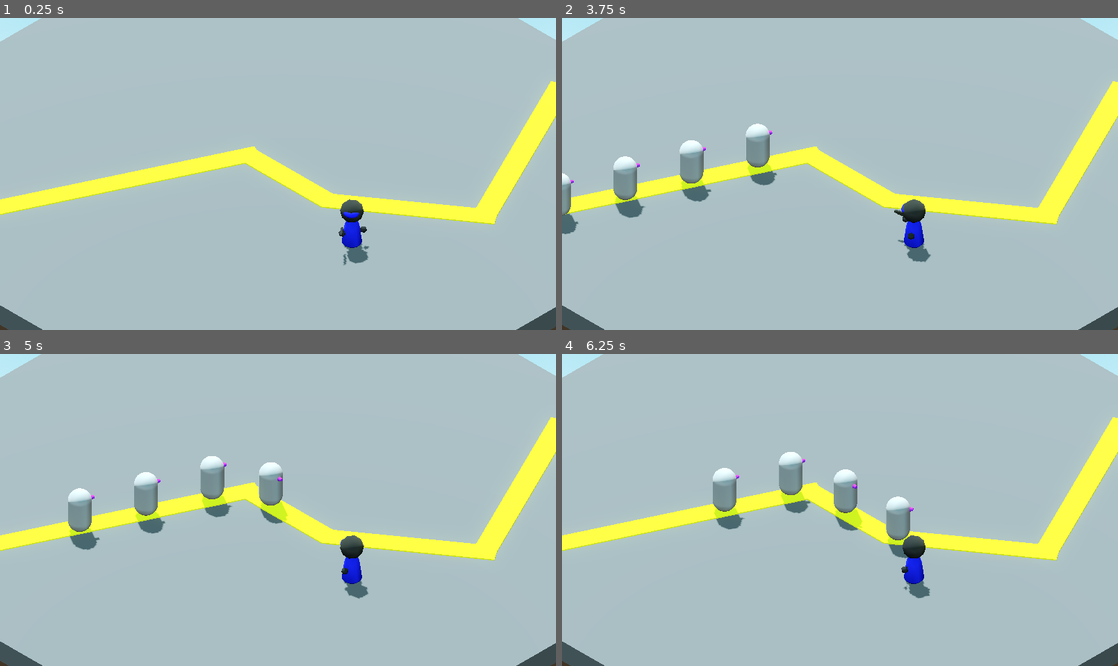
Above: before the commit, frames 1-4 (two rows, left to right).
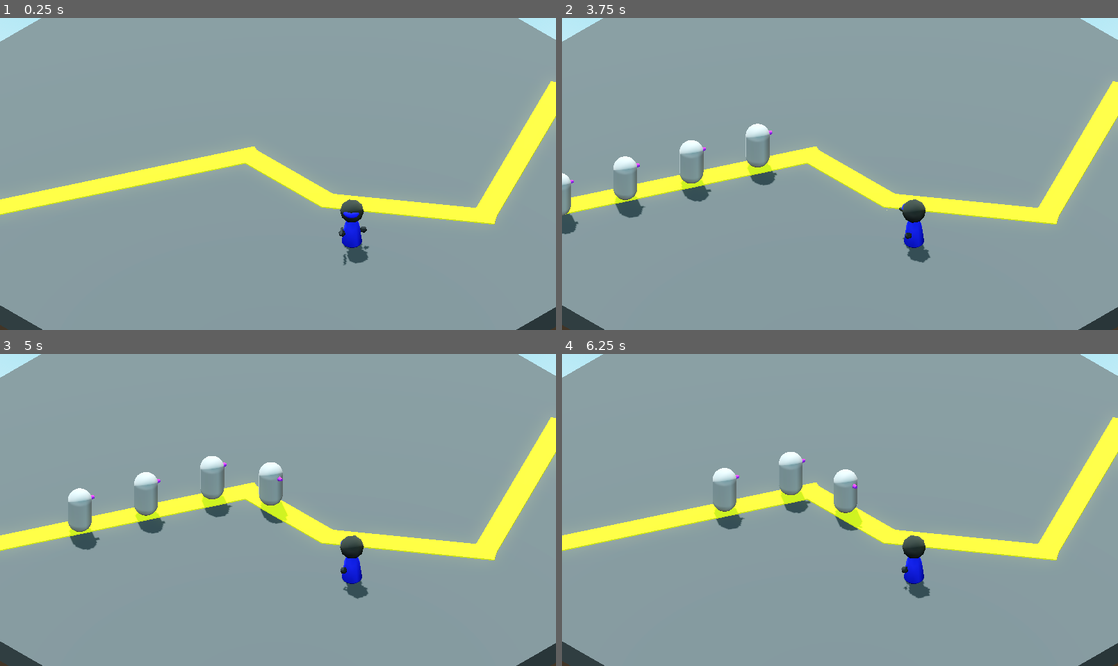
Above: after the commit, the same moments.

Repository: mathiasscherer2007/tower-defense
Game: Godot game, scene res://Scenes/Levels/test/test1.tscn
Same seed, same stepped clock (60 frames per second), same inputs: the game is played once before the commit and once after it.
Inputs:
- Up to frame 1 (0.25 s): no input
- Up to frame 2 (3.75 s): tap Enter at 0.5 s
- Up to frame 3 (5 s): no input
- Up to frame 4 (6.25 s): no input

The runs differ from the first frame. In frame 1, 92% of the frame differs, in the area x 0-100%, y 0-100%; in frame 2, 91%; in frame 3, 91%; in frame 4, 91%.

Commit message:
Add screen shake on enemy exit

Diff:
--- a/Scenes/Levels/test/test1.tscn
+++ b/Scenes/Levels/test/test1.tscn
@@ -27,7 +27,7 @@
 point_count = 5
 
 [sub_resource type="StandardMaterial3D" id="StandardMaterial3D_x2qse"]
-albedo_color = Color(0.3328807, 0.33288068, 0.33288068, 1)
+albedo_color = Color(0.24840015, 0.24840018, 0.24840012, 1)
 
 [node name="Level" unique_id=2011401683 instance=ExtResource("1_7joup")]
 
@@ -51,6 +51,7 @@
 
 [node name="TestBasic" parent="Towers" parent_id_path=PackedInt32Array(1765927691) index="0" unique_id=1272181662 instance=ExtResource("2_y5gs5")]
 transform = Transform3D(-0.64278764, 0, 0.76604444, 0, 1, 0, -0.76604444, 0, -0.64278764, -1.4525834, 0, 5.719535)
+cooldown = 1.0
 
 [node name="Geometry" type="Node3D" parent="." index="6" unique_id=1567942913]
 
--- a/Scripts/Levels/level.gd
+++ b/Scripts/Levels/level.gd
@@ -37,13 +37,17 @@
 		wave_counter = value
 
 var wave_start_timers: Array
+var camera_shake_noise: FastNoiseLite = FastNoiseLite.new()
 
 @onready var path = $Path3D
 @onready var player = $Player
+@onready var camera = $Camera3D
 
 
 func _ready() -> void:
 	path.enemy_exit.connect(player._on_enemy_exit)
+	path.enemy_exit.connect(on_enemy_exit)
+
 	load_wave()
 
 
@@ -54,11 +58,13 @@
 		start_timer.timeout.connect(callable)
 		wave_start_timers.append(start_timer)
 
+
 func load_subwave(delay_enemies, amount, enemy) -> void:
 	for i in range(amount):
 		spawn_enemy(enemy)
 		if i < amount - 1:
 			await get_tree().create_timer(delay_enemies/1000,0).timeout
+
 
 func spawn_enemy(enemy: PackedScene) -> void:
 	var path_follow = PathFollow3D.new()
@@ -66,3 +72,14 @@
 	enemy_instance.setup(path_follow)
 	path_follow.add_child(enemy_instance)
 	path.add_child(path_follow)
+
+
+func on_enemy_exit(_data) -> void:
+	var camera_tween = get_tree().create_tween()
+	camera_tween.tween_method(shake_camera, 1.0, 0.0, 0.3)
+
+
+func shake_camera(intensity: float) -> void:
+	var camera_offset = camera_shake_noise.get_noise_1d(Time.get_ticks_msec()) * intensity * Globals.screen_shake_mult
+	camera.h_offset = camera_offset/5
+	camera.v_offset = camera_offset/5
--- /dev/null
+++ b/Scripts/globals.gd
@@ -0,0 +1,4 @@
+# This is where user settings and other globally-accessed variables go
+extends Node
+
+var screen_shake_mult: float = 1.0
--- a/project.godot
+++ b/project.godot
@@ -14,6 +14,10 @@
 run/main_scene="uid://cyc4kcccx26jy"
 config/features=PackedStringArray("4.7", "Forward Plus")
 config/icon="res://icon.svg"
+
+[autoload]
+
+Globals="*uid://duvug7yrye1o0"
 
 [display]
 
Not shown, added: Scripts/globals.gd.uid
